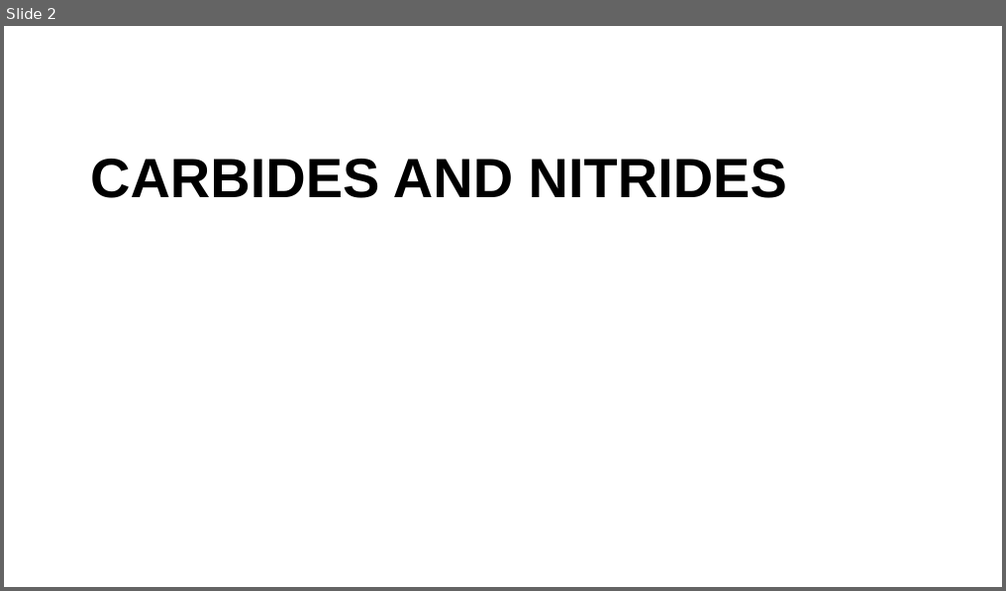
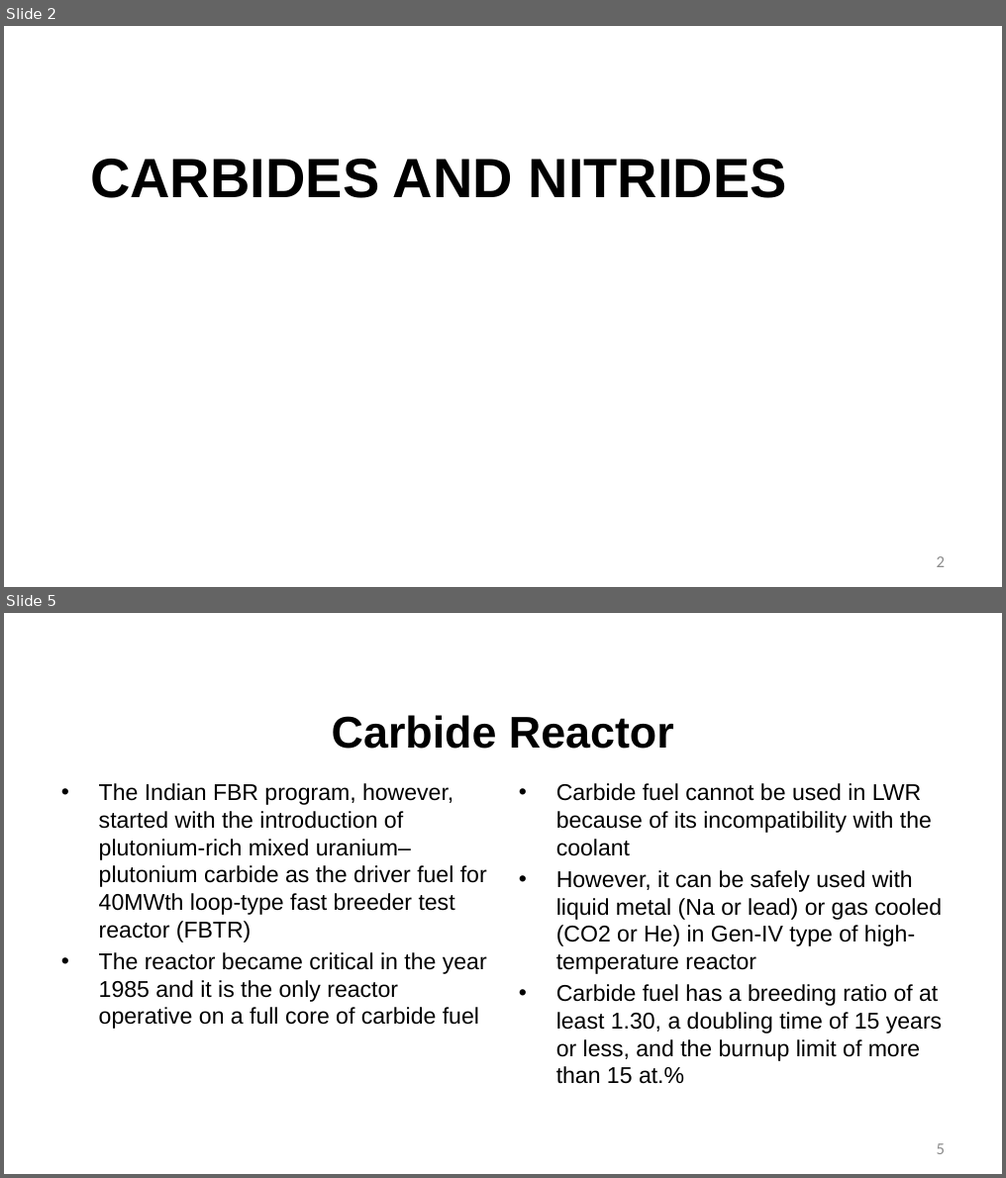
Before and after one commit to benbeeler/TEACHING, a slide deck: Advanced Reactor Materials/LecX_carbide_nitride.pptx. Shown one above the other, each under a label of ours: slide 2 before the commit, slides 2 and 5 after it; the slides between them are not shown. The pictures are 1006x591 and 1006x1178 pixels, drawn with LibreOffice and Linux fonts; fonts in the diff are those of the drawing; background and template pictures are left out. Boxes give left, top, right and bottom in pixels: in the first picture for what was removed or moved away, otherwise in the second. Text is boxed around its words. In the diff, an @@ line names an element or a change of style, - is before the commit and + after.

```diff
--- a/Advanced Reactor Materials/LecX_carbide_nitride.pptx
+++ b/Advanced Reactor Materials/LecX_carbide_nitride.pptx
@@ slide 5 added at (4, 613, 1002, 1174), background #FFFFFF @@
@@ title added at (332, 715, 674, 749), 42.7 pt, text #000000, bold @@
+Carbide Reactor
@@ text added at (99, 783, 487, 1029), 22 pt, text #000000 @@
+• The Indian FBR program, however, started with the introduction of plutonium-rich mixed uranium–plutonium carbide as the driver fuel for 40MWth loop-type fast breeder test reactor (FBTR)
+• The reactor became critical in the year 1985 and it is the only reactor operative on a full core of carbide fuel
@@ text added at (556, 783, 942, 1084), 22 pt, text #000000 @@
+• Carbide fuel cannot be used in LWR because of its incompatibility with the coolant
+• However, it can be safely used with liquid metal (Na or lead) or gas cooled (CO2 or He) in Gen-IV type of high-temperature reactor
+• Carbide fuel has a breeding ratio of at least 1.30, a doubling time of 15 years or less, and the burnup limit of more than 15 at.%
@@ page number added at (937, 1144, 944, 1155), 16 pt, text #8C8C8C @@
+5
@@ slide 2 changed as well @@
@@ page number added at (937, 557, 944, 568), 16 pt, text #8C8C8C @@
+2
```
Also in this commit, not shown: 1 other slide changed, 8 other slides added, 2 other files.
